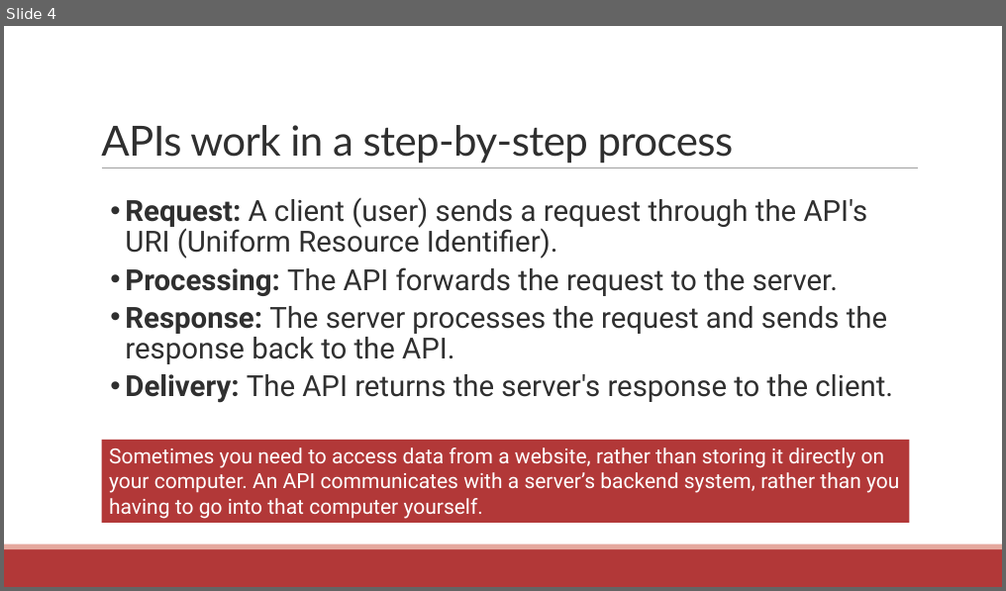
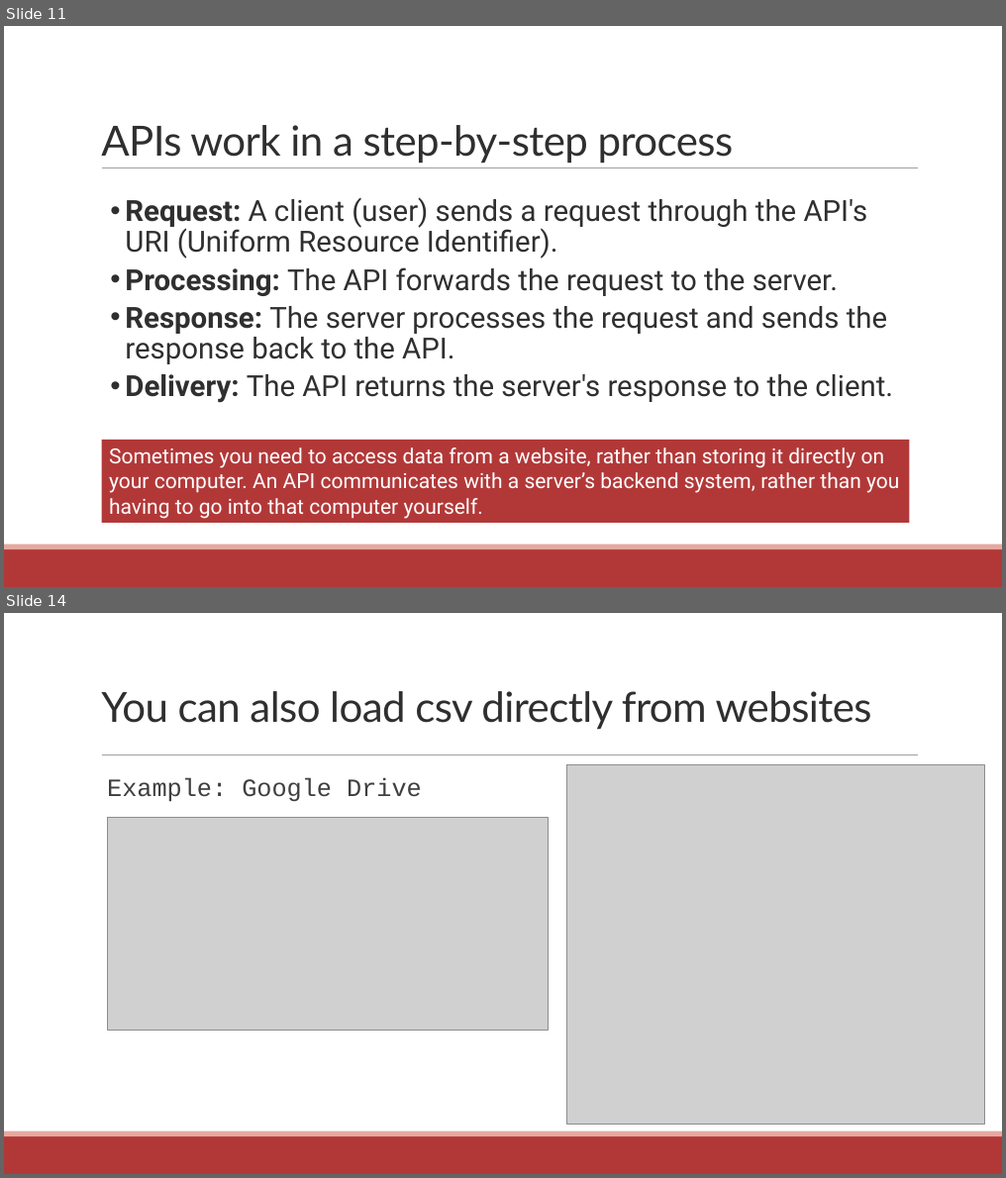
Before and after one commit to communitymaplab/geog4300_datascience, a slide deck: in_class_slides/geog4300_L05-readingdata.pptx. Shown one above the other, each under a label of ours: slide 4 before the commit, slides 11 and 14 after it; the slides between them are not shown. The pictures are 1006x591 and 1006x1178 pixels, drawn with LibreOffice and Linux fonts; fonts in the diff are those of the drawing; grey boxes stand for pictures. Boxes give left, top, right and bottom in pixels: in the first picture for what was removed or moved away, otherwise in the second. Text is boxed around its words. In the diff, an @@ line names an element or a change of style, - is before the commit and + after.

```diff
--- a/in_class_slides/geog4300_L05-readingdata.pptx
+++ b/in_class_slides/geog4300_L05-readingdata.pptx
@@ slide 14 added at bbox=[4, 613, 1002, 1174], background #FFFFFF; not listed: 3 template elements that a slide beside it also shows @@
@@ title added at bbox=[101, 691, 872, 730], 40 pt, text #2F2F2F @@
+You can also load csv directly from websites
@@ text added at bbox=[107, 778, 422, 802], 24 pt, text #3F3F3F @@
+Example: Google Drive
@@ picture added at bbox=[567, 765, 985, 1124] @@
@@ picture added at bbox=[107, 817, 548, 1031] @@
@@ what was slide 4 is now slide 11 @@
```
Also in this commit, not shown: 2 slides changed, 9 other slides added, 1 slide removed, 8 other files.
